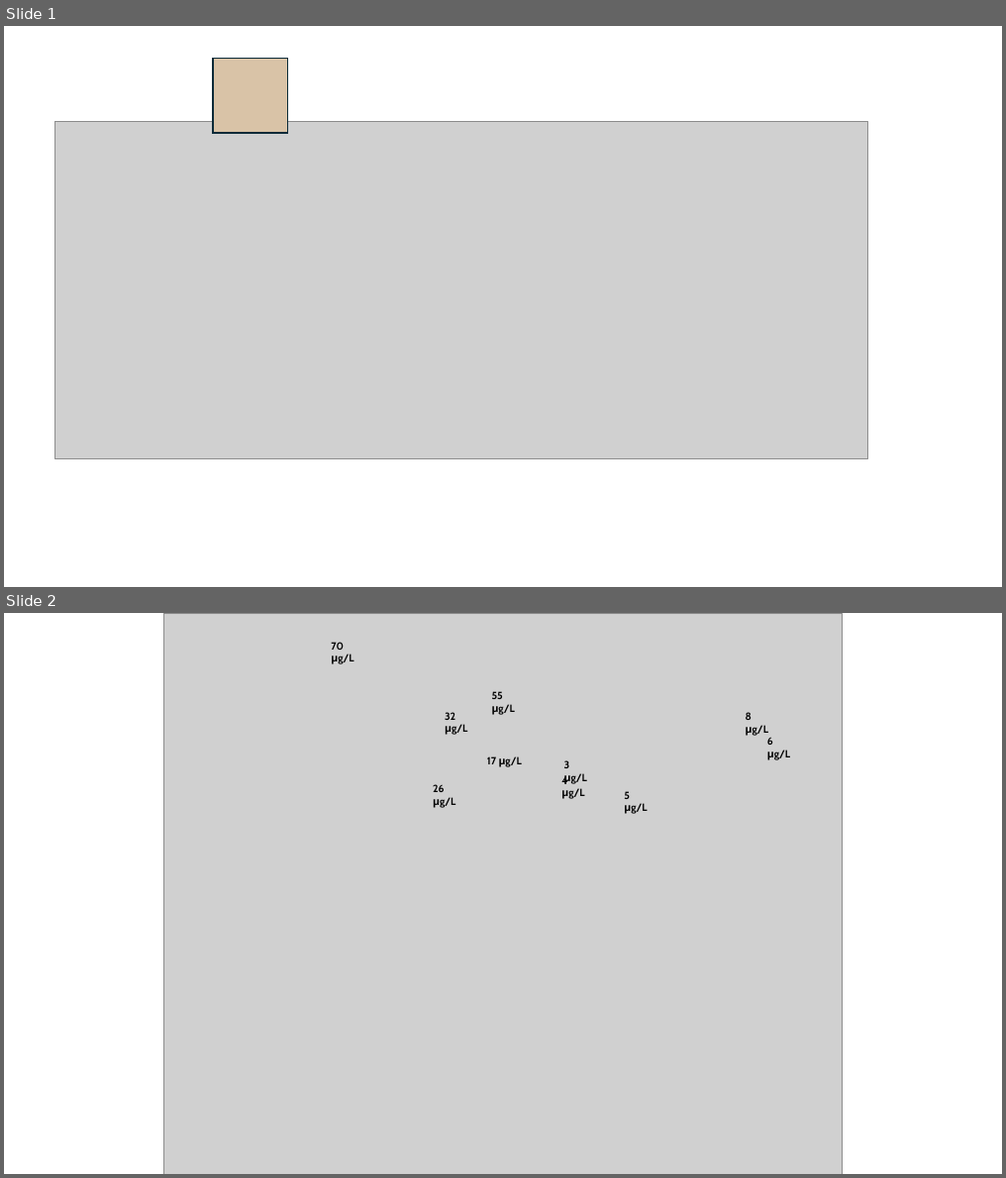
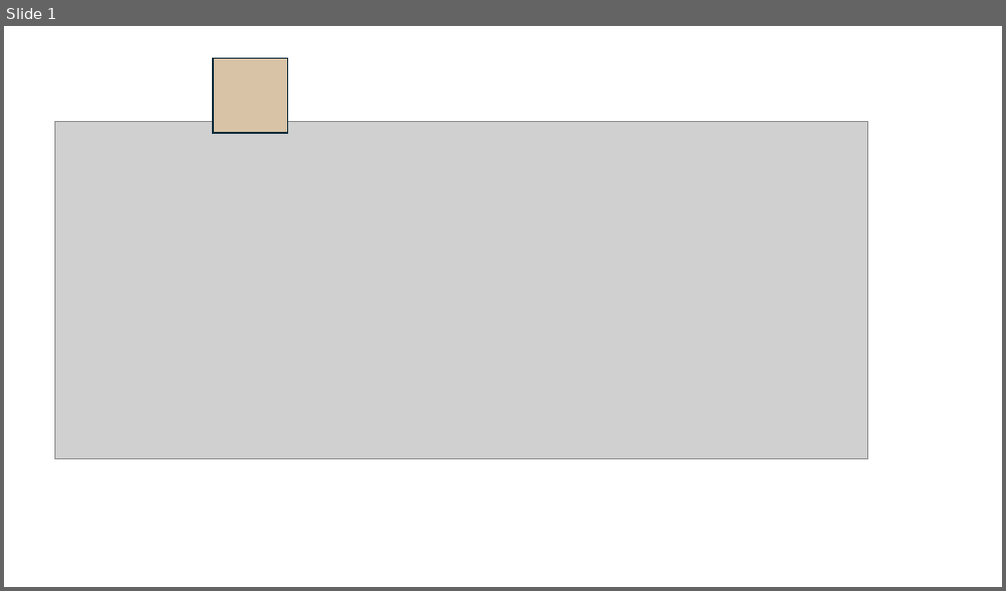
Before and after one commit to dkszydlowski/Critical-Tuesday-2.0, a slide deck: figures/figure formatting figure 1.pptx. Shown one above the other, each under a label of ours: slides 1 and 2 before the commit, slide 1 after it. The pictures are 1006x1178 and 1006x591 pixels, drawn with LibreOffice and Linux fonts; fonts in the diff are those of the drawing; grey boxes stand for pictures. Boxes give left, top, right and bottom in pixels: in the first picture for what was removed or moved away, otherwise in the second. Text is boxed around its words. In the diff, an @@ line names an element or a change of style, - is before the commit and + after.

```diff
--- a/figures/figure formatting figure 1.pptx
+++ b/figures/figure formatting figure 1.pptx
@@ slide 2 removed at (x1=4, y1=613, x2=1002, y2=1174), background #FFFFFF @@
@@ picture removed at (x1=164, y1=613, x2=842, y2=1174) @@
@@ text removed at (x1=331, y1=642, x2=353, y2=664) @@
-70 μg/L
@@ text removed at (x1=492, y1=691, x2=515, y2=715) @@
-55 μg/L
@@ text removed at (x1=445, y1=712, x2=467, y2=735) @@
-32 μg/L
@@ text removed at (x1=746, y1=712, x2=768, y2=736) @@
-8 μg/L
@@ text removed at (x1=487, y1=757, x2=522, y2=767) @@
-17 μg/L
@@ text removed at (x1=564, y1=761, x2=587, y2=784) @@
-3 μg/L
@@ text removed at (x1=767, y1=737, x2=790, y2=761) @@
-6 μg/L
@@ text removed at (x1=433, y1=784, x2=455, y2=808) @@
-26 μg/L
@@ text removed at (x1=561, y1=775, x2=584, y2=799) @@
-4 μg/L
@@ text removed at (x1=624, y1=791, x2=647, y2=814) @@
-5 μg/L
```
Also in this commit, not shown: 1 slide changed, 6 other files.
